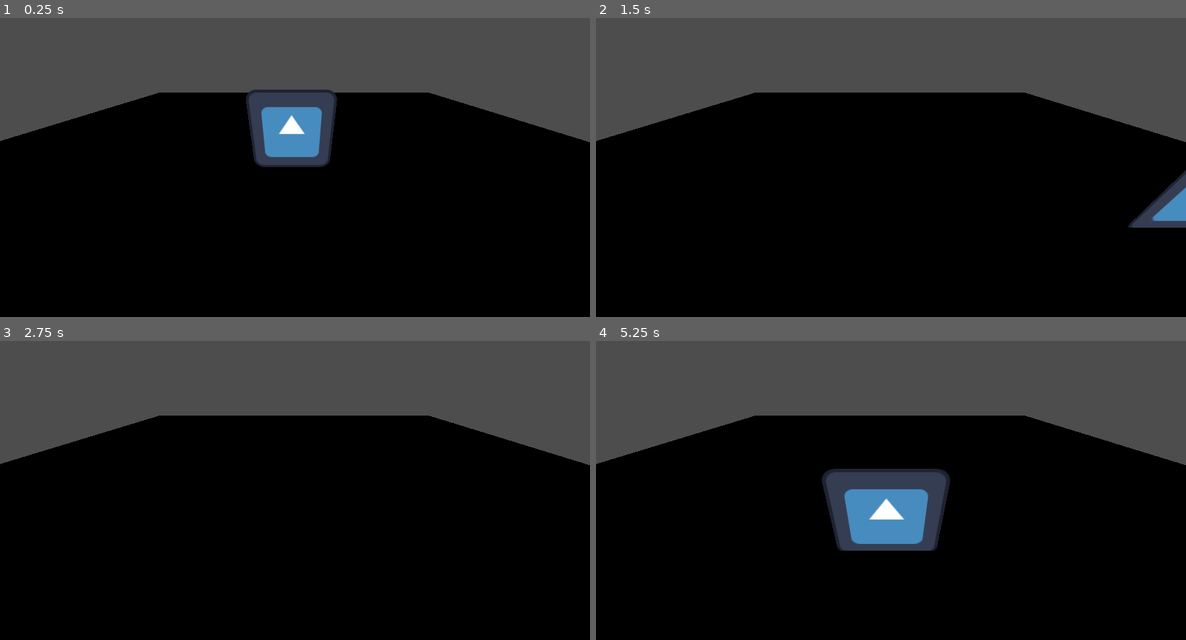
Above: before the commit, frames 1-4 (two rows, left to right).
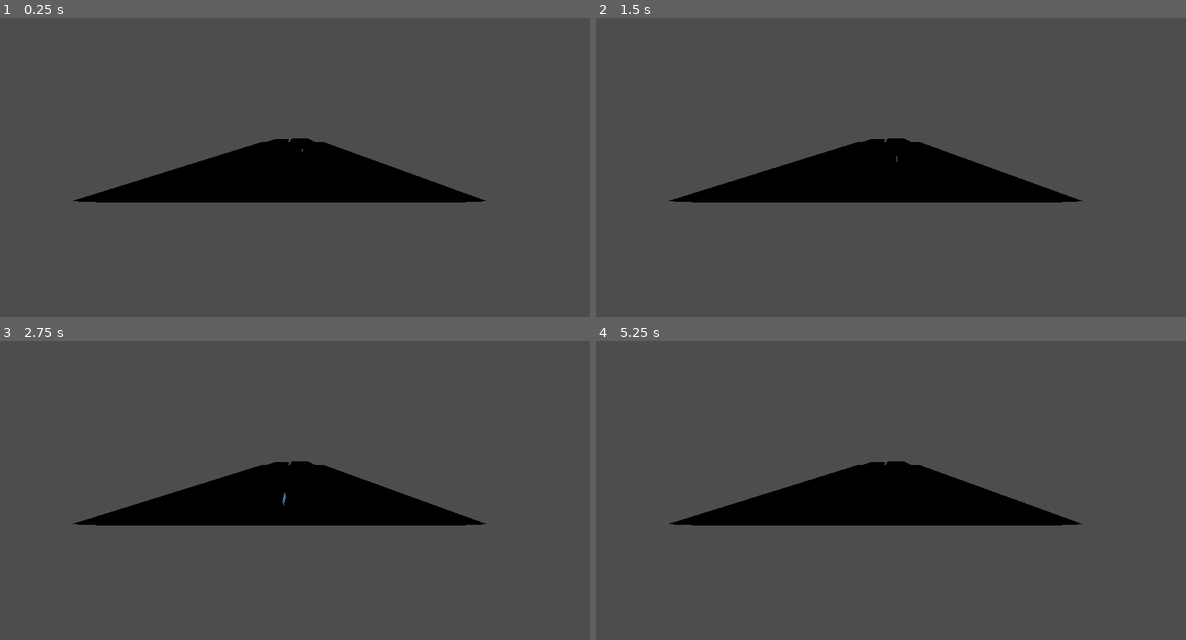
Above: after the commit, the same moments.

Repository: tetenc555/Game-GGJ26
Game: Godot game, scene res://Scenes/Mapa/node_3d.tscn
Same seed, same stepped clock (60 frames per second), same inputs: the game is played once before the commit and once after it. The engine's default icon, where the game draws it, is replaced by a stand-in: a white triangle on a blue panel in a dark square.
Inputs:
- Up to frame 1 (0.25 s): no input
- Up to frame 2 (1.5 s): tap Enter (ui_accept) at 0.5, 0.77 s; hold Right (ui_right) 0.53-1.28 s; hold Down (ui_down) from 1.28 s (still down)
- Up to frame 3 (2.75 s): tap Enter (ui_accept) at 1.52, 2 s; release Down (ui_down) at 2.03 s; hold Right (ui_right) from 2.03 s (still down)
- Up to frame 4 (5.25 s): tap Enter (ui_accept) at 2.75, 3.02, 3.77, 4.52 s; release Right (ui_right) at 2.78 s; hold Up (ui_up) 2.78-3.53 s; hold Left (ui_left) 3.53-5.03 s; hold Down (ui_down) from 5.03 s (still down)

The runs differ from the first frame. In frame 1, 62% of the frame differs, in the area x 0-100%, y 23-100%; in frame 2, 62%; in frame 3, 62%; in frame 4, 65%, in the area x 0-100%, y 24-100%.

Commit message:
forma inicial do mapa

Diff:
--- a/Scenes/Mapa/node_3d.tscn
+++ b/Scenes/Mapa/node_3d.tscn
@@ -1,26 +1,26 @@
 [gd_scene format=3 uid="uid://dp6o15xpe0646"]
 
-[ext_resource type="PackedScene" uid="uid://db1dqsavnoda7" path="res://Scenes/Personagem.tscn" id="1_7q7q3"]
-
-[sub_resource type="BoxShape3D" id="BoxShape3D_7q7q3"]
-size = Vector3(15, 0.5, 15)
-
-[sub_resource type="BoxMesh" id="BoxMesh_bi5fs"]
-size = Vector3(15, 0.5, 15)
+[ext_resource type="PackedScene" uid="uid://db1dqsavnoda7" path="res://Scenes/Personagem/Personagem.tscn" id="1_7q7q3"]
 
 [node name="Node3D" type="Node3D" unique_id=1740440265]
+
+[node name="Camera3D" type="Camera3D" parent="." unique_id=675466456]
+transform = Transform3D(-4.371139e-08, -0.5, 0.8660254, 0, 0.8660254, 0.5, -1, 2.1855694e-08, -3.7855173e-08, 9.680763, 6.31049, 2.2891178)
+fov = 156.8
 
 [node name="CharacterBody3D" parent="." unique_id=1111050496 instance=ExtResource("1_7q7q3")]
 transform = Transform3D(1, 0, 0, 0, 1, 0, 0, 0, 1, 0, 1.4352562, 0)
 
-[node name="Camera3D" type="Camera3D" parent="." unique_id=675466456]
-transform = Transform3D(1, 0, 0, 0, 0.8667488, 0.49874493, 0, -0.49874493, 0.8667488, 0.049538612, 2.2397, 2.4645908)
-fov = 87.35755
+[node name="CSGBox3D" type="CSGBox3D" parent="." unique_id=662865334]
+transform = Transform3D(1, 0, 0, 0, 1, 0, 0, 0, 1, -1.2093658, 0, 3.797699)
+use_collision = true
+size = Vector3(20.916351, 1, 40.050354)
 
-[node name="StaticBody3D" type="StaticBody3D" parent="." unique_id=804765624]
+[node name="CSGBox3D2" type="CSGBox3D" parent="." unique_id=427975516]
+transform = Transform3D(1, 0, 0, 0, 1, 0, 0, 0, 1, -19.725143, -0.0024166107, -2.5646274)
+use_collision = true
+size = Vector3(16.143692, 1, 16.501799)
 
-[node name="CollisionShape3D" type="CollisionShape3D" parent="StaticBody3D" unique_id=680823948]
-shape = SubResource("BoxShape3D_7q7q3")
-
-[node name="MeshInstance3D" type="MeshInstance3D" parent="StaticBody3D" unique_id=1045025104]
-mesh = SubResource("BoxMesh_bi5fs")
+[node name="CSGBox3D3" type="CSGBox3D" parent="." unique_id=791185838]
+transform = Transform3D(1, 0, 0, 0, 1, 0, 0, 0, 1, -16.596502, -0.010898113, 14.217189)
+size = Vector3(9.880615, 1, 12.884079)
